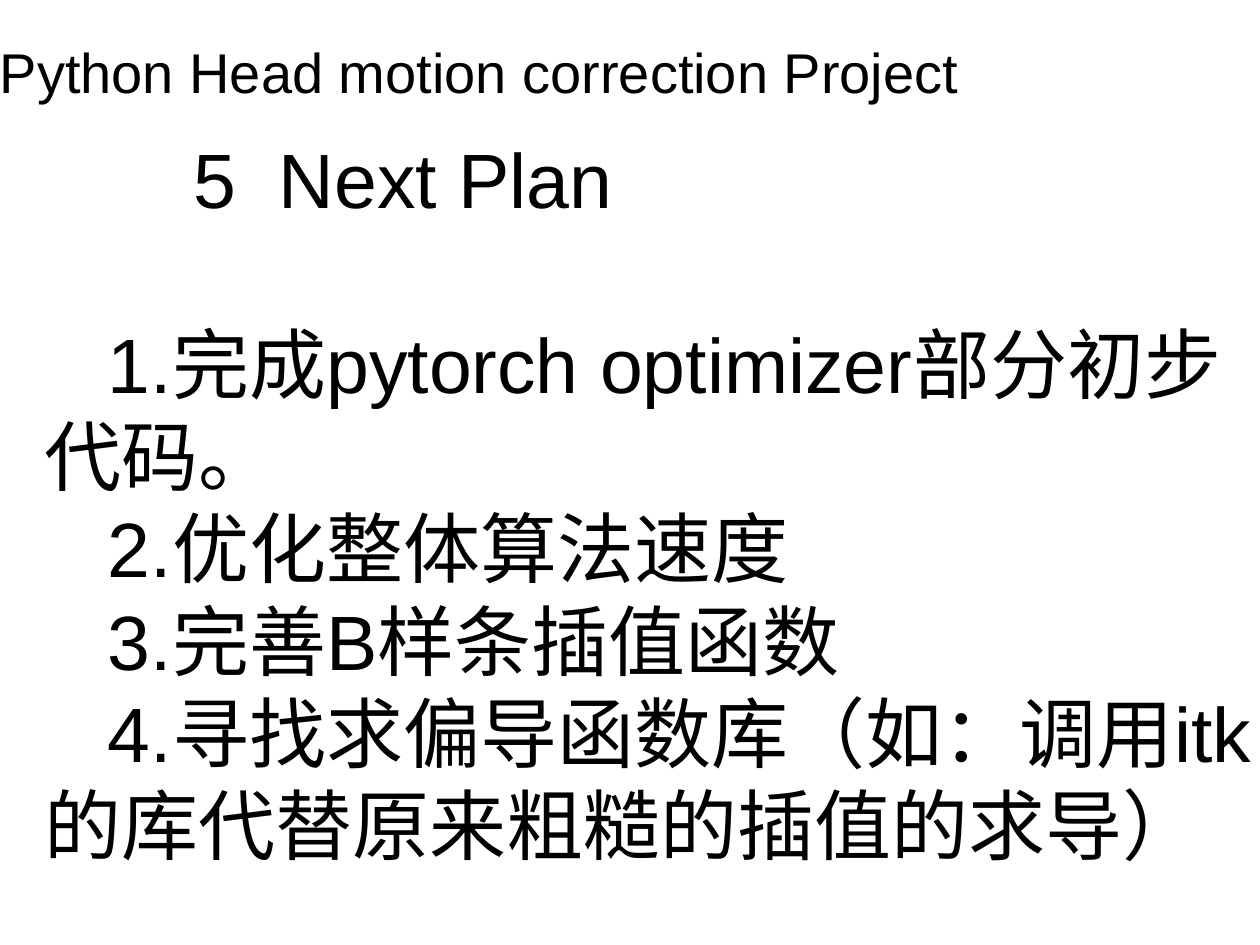
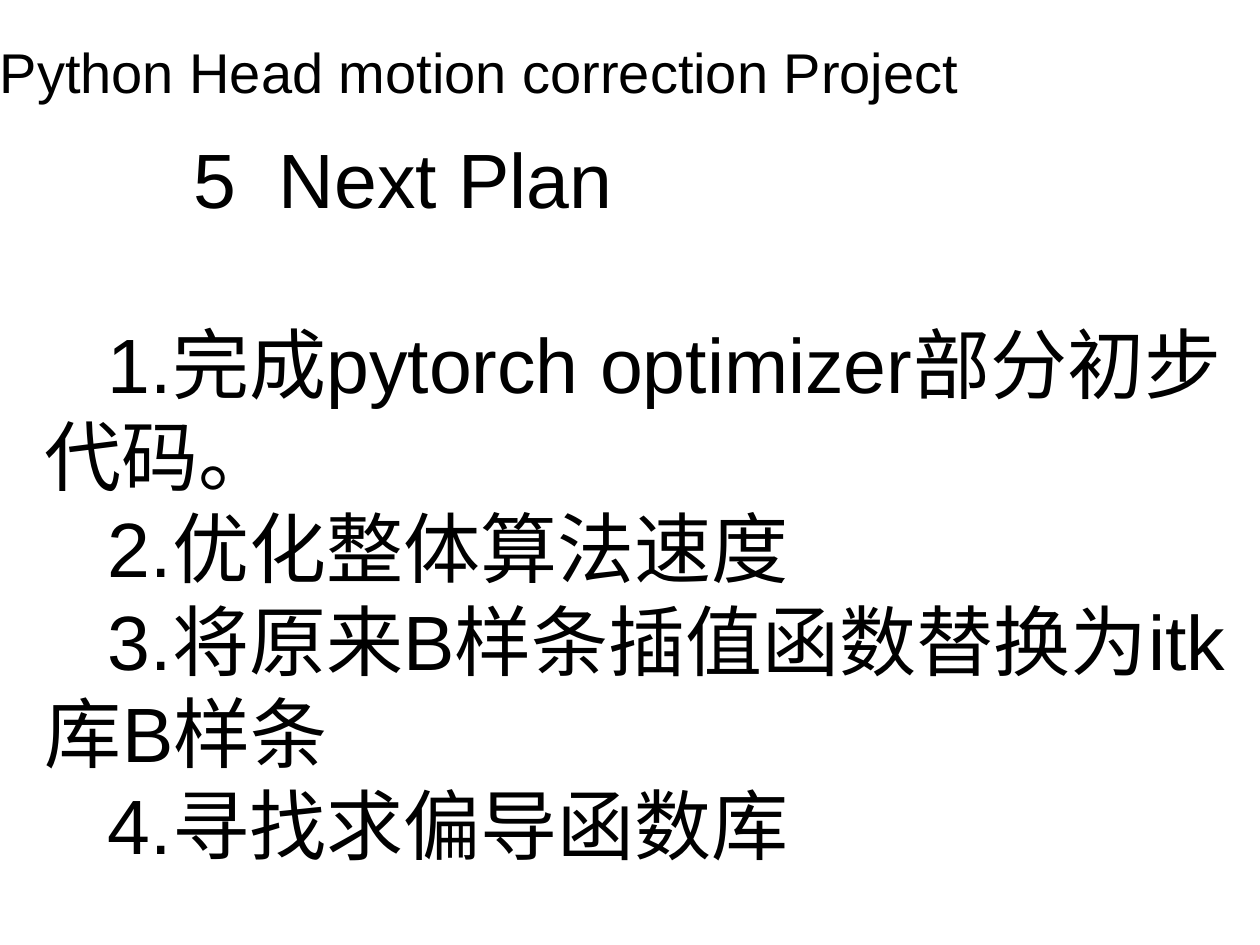
Before and after one commit to get-jiang/head-motion-correction-realign, a slide deck: slide 16 of 期中PPT.pptx (slide 17 before the commit). Drawn at 1260x945 pixels with LibreOffice and Linux fonts; fonts in the diff are those of the drawing; background and template pictures are left out. Boxes give left, top, right and bottom in pixels: in the first picture for what was removed or moved away, otherwise in the second. Text is boxed around its words. In the diff, an @@ line names an element or a change of style, - is before the commit and + after.

```diff
--- a/期中PPT.pptx
+++ b/期中PPT.pptx
@@ text at (x1=108, y1=609, x2=1225, y2=861): text changed @@
-3.完善B样条插值函数
-4.寻找求偏导函数库（如：调用itk的库代替原来粗糙的插值的求导）
+3.将原来B样条插值函数替换为itk库B样条
+4.寻找求偏导函数库
```
Also in this commit, not shown: 3 other slides changed, 1 slide removed.
